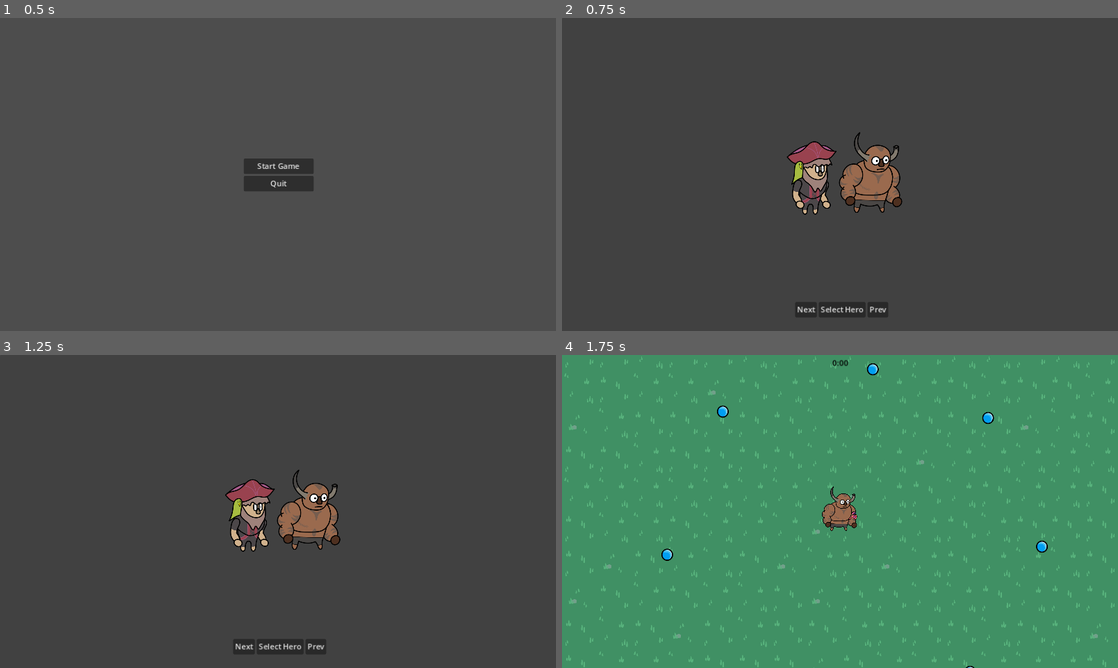
Above: before the commit, frames 1-4 (two rows, left to right).
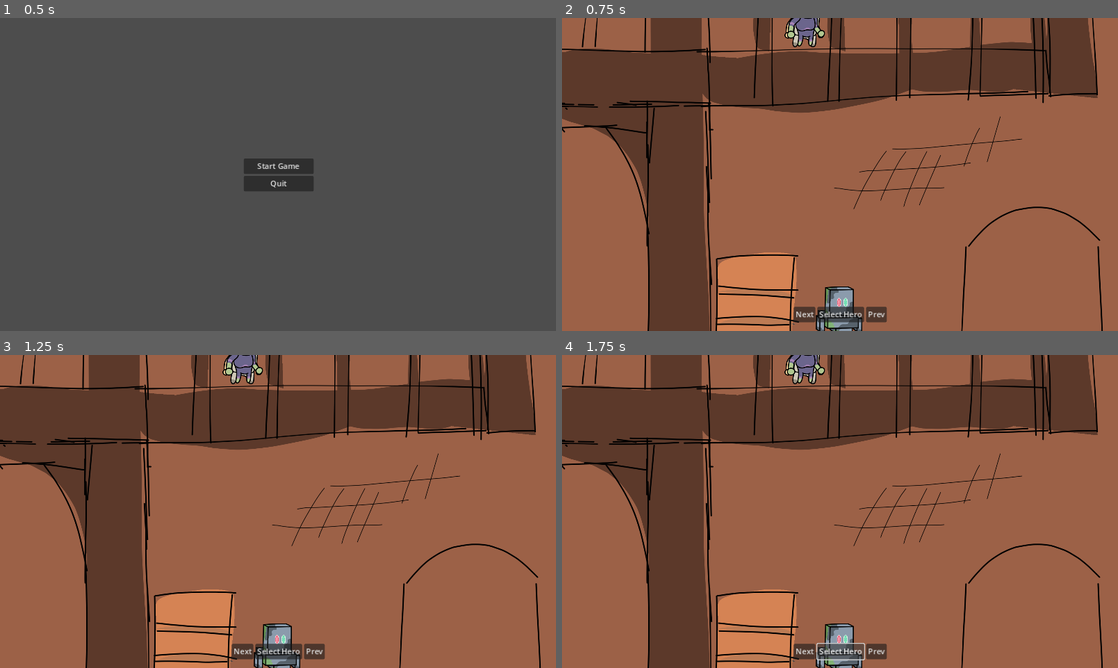
Above: after the commit, the same moments.

Repository: vinnylav/TacticsRPG
Game: Godot game, scene res://Scenes/Game/MainMenu/MainMenu.tscn
The game is run twice, just before and just after one commit, with the same random seed, the same clock (stepped at 60 frames per second) and the same inputs.
Inputs:
- Up to frame 1 (0.5 s): no input
- Up to frame 2 (0.75 s): click "Start Game" at 0.5 s
- Up to frame 3 (1.25 s): no input
- Up to frame 4 (1.75 s): click "Select Hero" at 1.25 s

Frame 1 is identical in both runs. In frame 2, 99% of the frame differs, in the area x 0-100%, y 0-100%; in frame 3, 99%; in frame 4, 100%.
Error after the commit: Parse Error: Expected end of statement after variable declaration, found "[" instead. (res://Scenes/Game/CharatcerSelect/CharacterSelect.gd:4)

Commit message:
camera character select

Diff:
--- a/Assets/Resources/Zone1.tres
+++ b/Assets/Resources/Zone1.tres
@@ -1,9 +1,9 @@
-[gd_resource type="TileSet" load_steps=3 format=3 uid="uid://cqxc182kspdli"]
+[gd_resource type="TileSet" load_steps=3 format=3 uid="uid://d3mb61d2ip2xp"]
 
-[ext_resource type="Texture2D" uid="uid://ck1hlikwcxjcs" path="res://Assets/Environments/TestTiles.png" id="1_pradh"]
+[ext_resource type="Texture2D" uid="uid://ck1hlikwcxjcs" path="res://Assets/Sprites/Enviroments/TestTiles.png" id="1_ugvgf"]
 
 [sub_resource type="TileSetAtlasSource" id="TileSetAtlasSource_74usu"]
-texture = ExtResource("1_pradh")
+texture = ExtResource("1_ugvgf")
 texture_region_size = Vector2i(180, 180)
 1:0/0 = 0
 1:0/0/probability = 10.0
--- a/Scenes/Game/CharatcerSelect/CharacterSelect.gd
+++ b/Scenes/Game/CharatcerSelect/CharacterSelect.gd
@@ -1,25 +1,29 @@
 extends Node2D
 
+@onready var select_camera = $Camera2D
+var char_array [(-2436.11,950),(-5416.664,1266.667)]
+@onready var orc_pos = Vector2(-2436.11,950)
+@onready var pirate_pos = $Heros/PirateRig.global_position
+@onready var elf_pos = $Heros/ElfTemp.global_position
+@onready var golem_pos = $Heros/GolemTemp.global_position
 
-# Called when the node enters the scene tree for the first time.
+
 func _ready():
-	pass # Replace with function body.
+	select_camera.is_current()
 
-var orcH = "res://Scripts/Hero/Orc_Rig.tscn"
-var pirateH = "res://Scripts/Hero/Pirate_Rig.tscn"
-# Called every frame. 'delta' is the elapsed time since the previous frame.
+
 func _process(delta):
 	pass
 
 
 func _on_next_button_pressed():
-	pass
+	for n in char_array:
+		char_array += 1
 
 
 func _on_previous_button_pressed():
-	pass
+	select_camera.global_position = pirate_pos
 
 
 func _on_select_hero_button_pressed():
 	get_tree().change_scene_to_file("res://Scenes/Zone1/Zone1.tscn")
-	pass # Replace with function body.
--- a/Scenes/Game/CharatcerSelect/CharacterSelect.tscn
+++ b/Scenes/Game/CharatcerSelect/CharacterSelect.tscn
@@ -1,23 +1,65 @@
-[gd_scene load_steps=4 format=3 uid="uid://1i73rg87pl7"]
+[gd_scene load_steps=11 format=3 uid="uid://1i73rg87pl7"]
 
 [ext_resource type="Script" path="res://Scenes/Game/CharatcerSelect/CharacterSelect.gd" id="1_hjkbk"]
 [ext_resource type="PackedScene" path="res://Scenes/Hero/Pirate_Rig.tscn" id="2_d4o04"]
-[ext_resource type="PackedScene" path="res://Scenes/Hero/Orc_Rig.tscn" id="3_ri14p"]
+[ext_resource type="PackedScene" uid="uid://cjt52tskf4fsw" path="res://Scenes/Hero/Orc_Rig.tscn" id="3_ri14p"]
+[ext_resource type="Texture2D" uid="uid://cnjpch54df3om" path="res://Assets/Sprites/Heros/Temp/Elf.png" id="4_io4y8"]
+[ext_resource type="Texture2D" uid="uid://dudcuxifsrmqk" path="res://Assets/Sprites/Heros/Temp/Golem.png" id="5_4xnel"]
+[ext_resource type="Texture2D" uid="uid://cewcco327aqbk" path="res://Assets/Sprites/Enviroments/Bar.png" id="6_r65yw"]
+[ext_resource type="Texture2D" uid="uid://dwcoo4q7mcmvm" path="res://Assets/Sprites/Heros/Temp/Man.png" id="6_wkknh"]
+[ext_resource type="Texture2D" uid="uid://cie535ns02rx" path="res://Assets/Sprites/Heros/Temp/Rogue.png" id="7_hmup8"]
+[ext_resource type="Texture2D" uid="uid://f1s2fs2irc48" path="res://Assets/Sprites/Heros/Temp/Priest.png" id="8_k3aes"]
+[ext_resource type="Texture2D" uid="uid://b1jph8xnwynry" path="res://Assets/Sprites/Heros/Temp/Witch.png" id="9_mn64c"]
 
 [node name="CharSelectMain" type="Node2D"]
 script = ExtResource("1_hjkbk")
 
+[node name="Heros" type="Node2D" parent="."]
+position = Vector2(517, 331)
+scale = Vector2(0.36, 0.36)
+
+[node name="PirateRig" parent="Heros" instance=ExtResource("2_d4o04")]
+position = Vector2(-5416.66, 1266.67)
+
+[node name="OrcRig" parent="Heros" instance=ExtResource("3_ri14p")]
+position = Vector2(-2436.11, 950)
+
+[node name="ElfTemp" type="Sprite2D" parent="Heros"]
+position = Vector2(-2358.33, -941.667)
+texture = ExtResource("4_io4y8")
+
+[node name="GolemTemp" type="Sprite2D" parent="Heros"]
+position = Vector2(158.333, 800)
+texture = ExtResource("5_4xnel")
+
+[node name="ManTemp" type="Sprite2D" parent="Heros"]
+position = Vector2(-4525, 1283.33)
+texture = ExtResource("6_wkknh")
+
+[node name="RogueTemp" type="Sprite2D" parent="Heros"]
+position = Vector2(-4808.33, -1458.33)
+texture = ExtResource("7_hmup8")
+
+[node name="PriestTemp" type="Sprite2D" parent="Heros"]
+position = Vector2(-41.667, -975)
+texture = ExtResource("8_k3aes")
+
+[node name="WitchTemp" type="Sprite2D" parent="Heros"]
+position = Vector2(-41.667, -975)
+texture = ExtResource("9_mn64c")
+
+[node name="Sprite2D" type="Sprite2D" parent="."]
+z_index = -1
+scale = Vector2(0.5, 0.5)
+texture = ExtResource("6_r65yw")
+
 [node name="UI" type="Control" parent="."]
 layout_mode = 3
 anchors_preset = 0
-offset_right = 1159.0
-offset_bottom = 647.0
-
-[node name="Panel" type="Panel" parent="UI"]
-modulate = Color(1, 1, 1, 0.372549)
-layout_mode = 0
-offset_right = 1163.0
-offset_bottom = 663.0
+offset_left = 576.0
+offset_top = 324.0
+offset_right = 576.0
+offset_bottom = 324.0
 
 [node name="HBoxContainer" type="HBoxContainer" parent="UI"]
 layout_mode = 1
@@ -27,9 +69,9 @@
 anchor_right = 0.5
 anchor_bottom = 1.0
 offset_left = -96.0
-offset_top = -58.0
+offset_top = 275.0
 offset_right = 96.0
-offset_bottom = -27.0
+offset_bottom = 306.0
 grow_horizontal = 2
 grow_vertical = 0
 
@@ -45,13 +87,7 @@
 layout_mode = 2
 text = "Prev"
 
-[node name="Heros" type="Node2D" parent="."]
-position = Vector2(517, 331)
-scale = Vector2(0.36, 0.36)
-
-[node name="PirateRig" parent="Heros" instance=ExtResource("2_d4o04")]
-
-[node name="OrcRig" parent="Heros" instance=ExtResource("3_ri14p")]
-position = Vector2(346, 0)
+[node name="Camera2D" type="Camera2D" parent="."]
+position = Vector2(576, 324)
 
 [connection signal="pressed" from="UI/HBoxContainer/SelectHeroButton" to="." method="_on_select_hero_button_pressed"]
--- a/Scenes/Hero/Orc_Rig.tscn
+++ b/Scenes/Hero/Orc_Rig.tscn
@@ -1,4 +1,4 @@
-[gd_scene load_steps=11 format=3]
+[gd_scene load_steps=11 format=3 uid="uid://cjt52tskf4fsw"]
 
 [ext_resource type="Texture2D" uid="uid://bd6mpvht101x" path="res://Assets/Sprites/Heros/Orc/OrcChest.png" id="1_87afh"]
 [ext_resource type="Script" path="res://Scenes/Hero/Orc_Rig.gd" id="1_g4fjh"]
Binary file added: Assets/Sprites/Enviroments/Bar.png
Not shown, changed: Assets/Sprites/Enviroments/Bar.png.import
Renamed: Assets/Environments/TestTiles.png -> Assets/Sprites/Enviroments/TestTiles.png
Not shown, added: Assets/Sprites/Enviroments/TestTiles.png.import
Binary file added: Assets/Sprites/Heros/Temp/Elf.png
Not shown, added: Assets/Sprites/Heros/Temp/Elf.png.import
Binary file added: Assets/Sprites/Heros/Temp/Golem.png
Not shown, added: Assets/Sprites/Heros/Temp/Golem.png.import
Binary file added: Assets/Sprites/Heros/Temp/Man.png
Not shown, added: Assets/Sprites/Heros/Temp/Man.png.import
Binary file added: Assets/Sprites/Heros/Temp/Priest.png
Not shown, added: Assets/Sprites/Heros/Temp/Priest.png.import
(and 4 more such lines)
